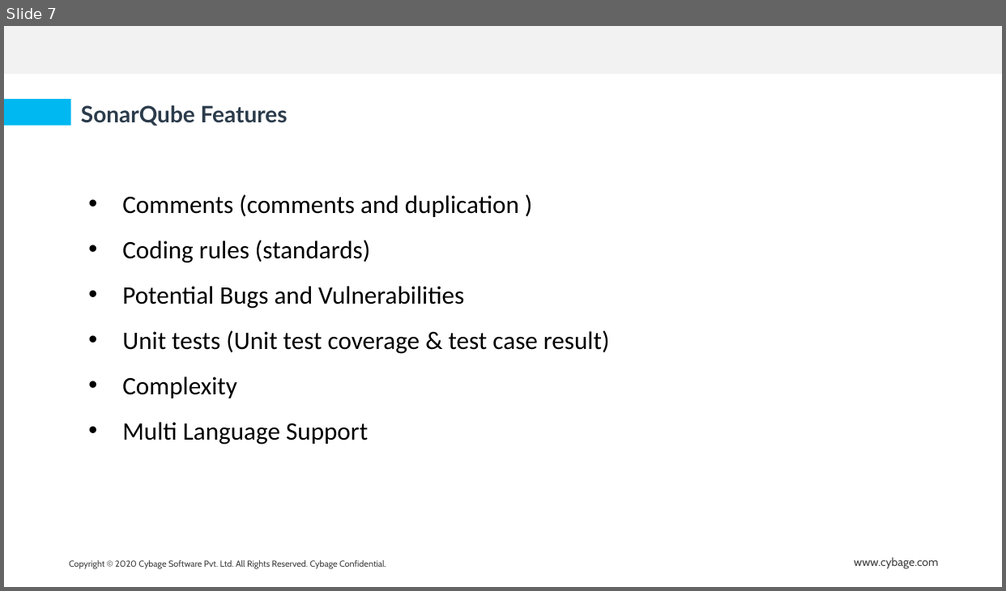
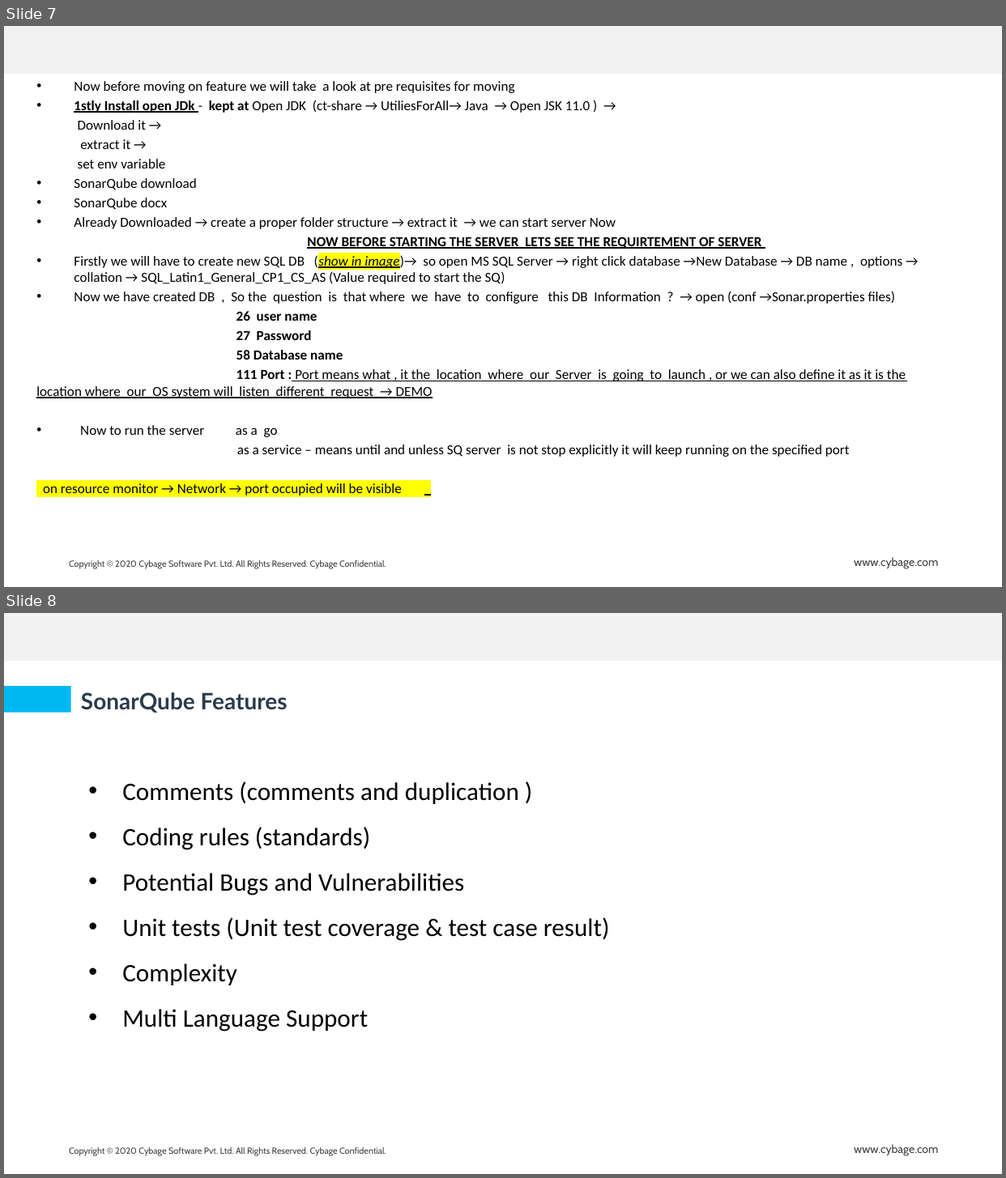
Before and after one commit to abcruturaj/Snyk_Docx, a slide deck: SonarQube.pptx. Shown one above the other, each under a label of ours: slide 7 before the commit, slides 7 and 8 after it. The pictures are 1006x591 and 1006x1178 pixels, drawn with LibreOffice and Linux fonts; fonts in the diff are those of the drawing; background and template pictures are left out. Boxes give left, top, right and bottom in pixels: in the first picture for what was removed or moved away, otherwise in the second. Text is boxed around its words. In the diff, an @@ line names an element or a change of style, - is before the commit and + after.

Commit message:
Updated Documents snyk and trivy and prepraing differential docx betwn Trivy vs Snyk

```diff
--- a/SonarQube.pptx
+++ b/SonarQube.pptx
@@ slide 7 added at <box>4,26,1002,587</box>, background #FFFFFF; not listed: 3 template elements that a slide beside it also shows @@
@@ text added at <box>36,81,906,496</box>, 11 pt, text #000000 @@
+• Now before moving on feature we will take a look at pre requisites for moving
+• 1stly Install open JDk - kept at Open JDK (ct-share → UtiliesForAll→ Java → Open JSK 11.0 ) →
+Download it →
+extract it →
+set env variable
+• SonarQube download
+• SonarQube docx
+• Already Downloaded → create a proper folder structure → extract it → we can start server Now
+NOW BEFORE STARTING THE SERVER LETS SEE THE REQUIRTEMENT OF SERVER
+• Firstly we will have to create new SQL DB (show in image)→ so open MS SQL Server → right click database →New Database → DB name , options → collation → SQL_Latin1_General_CP1_CS_AS (Value required to start the SQ)
+• Now we have created DB , So the question is that where we have to configure this DB Information ? → open (conf →Sonar.properties files)
+26 user name
+27 Password
+58 Database name
+111 Port : Port means what , it the location where our Server is going to launch , or we can also define it as it is the location where our OS system will listen different request → DEMO
+• Now to run the server as a go
+as a service – means until and unless SQ server is not stop explicitly it will keep running on the specified port
+on resource monitor → Network → port occupied will be visible
@@ what was slide 7 is now slide 8 @@
```
Also in this commit, not shown: 5 slides changed, 1 other slide added, 1 slide removed, 2 other files.
